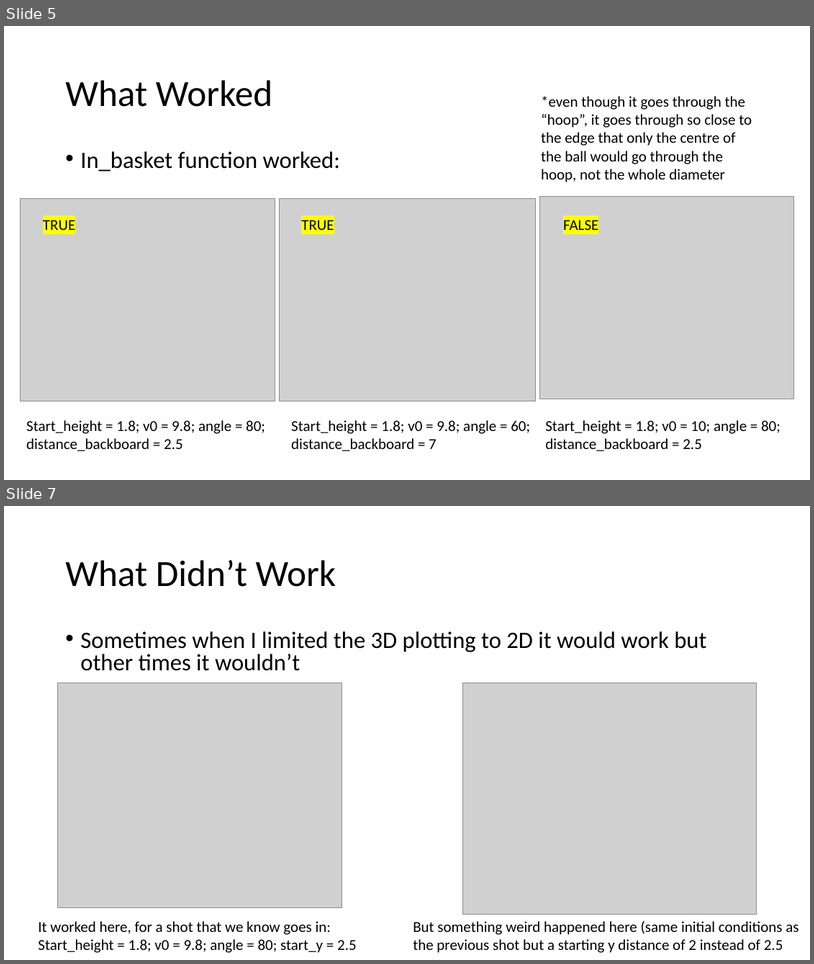
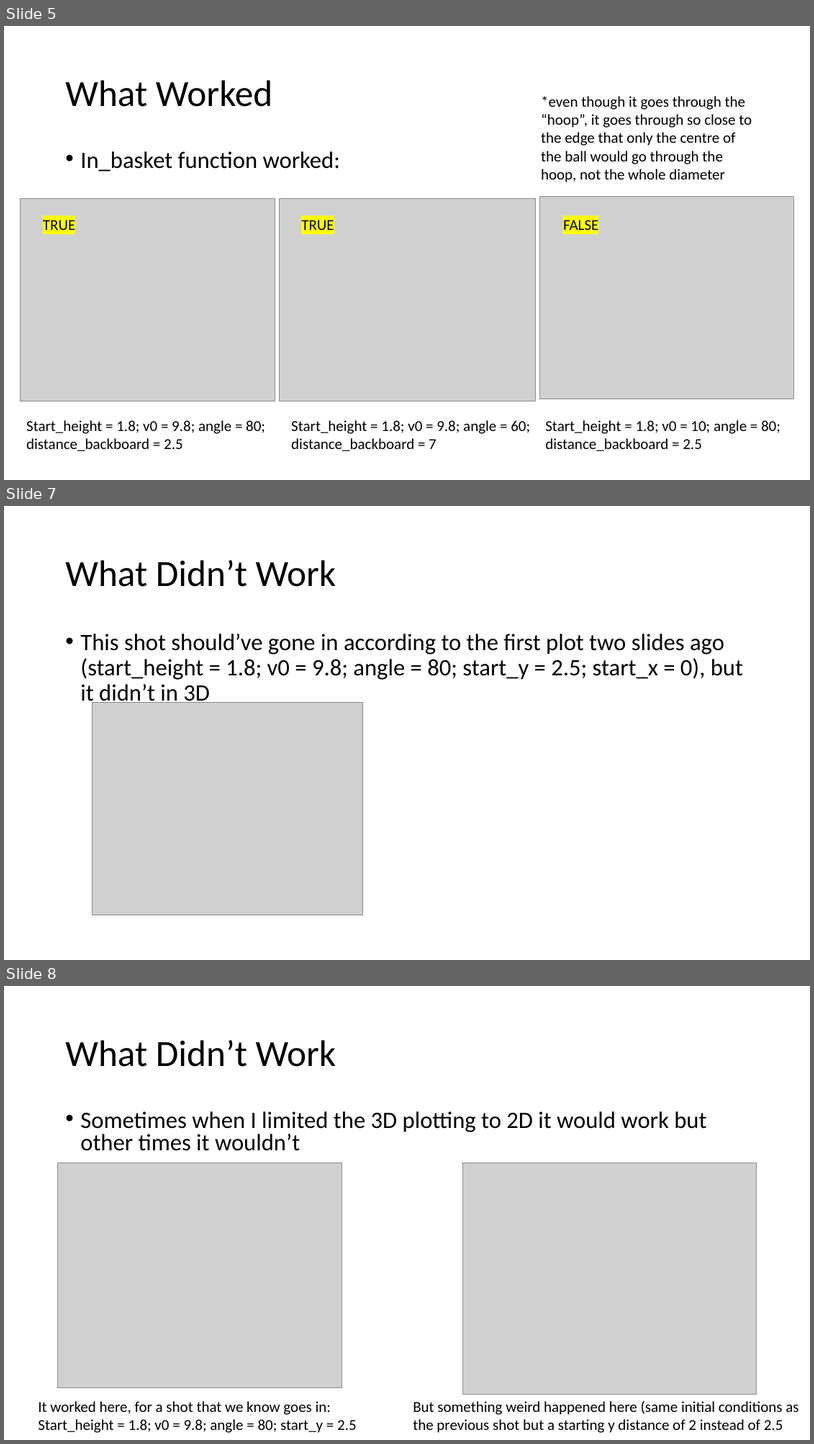
Before and after one commit to cawelch/hoop-never-misses, a slide deck: Weekly Presentations/Week 2.pptx. Shown one above the other, each under a label of ours: slides 5 and 7 before the commit, slides 5, 7 and 8 after it; the slides between them are not shown. The pictures are 814x964 and 814x1444 pixels, drawn with LibreOffice and Linux fonts; fonts in the diff are those of the drawing; grey boxes stand for pictures. Boxes give left, top, right and bottom in pixels: in the first picture for what was removed or moved away, otherwise in the second. Text is boxed around its words. In the diff, an @@ line names an element or a change of style, - is before the commit and + after.

```diff
--- a/Weekly Presentations/Week 2.pptx
+++ b/Weekly Presentations/Week 2.pptx
@@ slide 7 added at [4,506,810,960], background #FFFFFF @@
@@ title added at [65,560,337,587], 44 pt, text #000000 @@
+What Didn’t Work
@@ text added at [80,633,743,707], 28 pt, text #000000 @@
+• This shot should’ve gone in according to the first plot two slides ago (start_height = 1.8; v0 = 9.8; angle = 80; start_y = 2.5; start_x = 0), but it didn’t in 3D
@@ picture added at [93,703,363,915] @@
@@ what was slide 7 is now slide 8 @@
```
Also in this commit, not shown: 2 slides changed, 1 other slide added, 1 slide removed, 3 other files.
